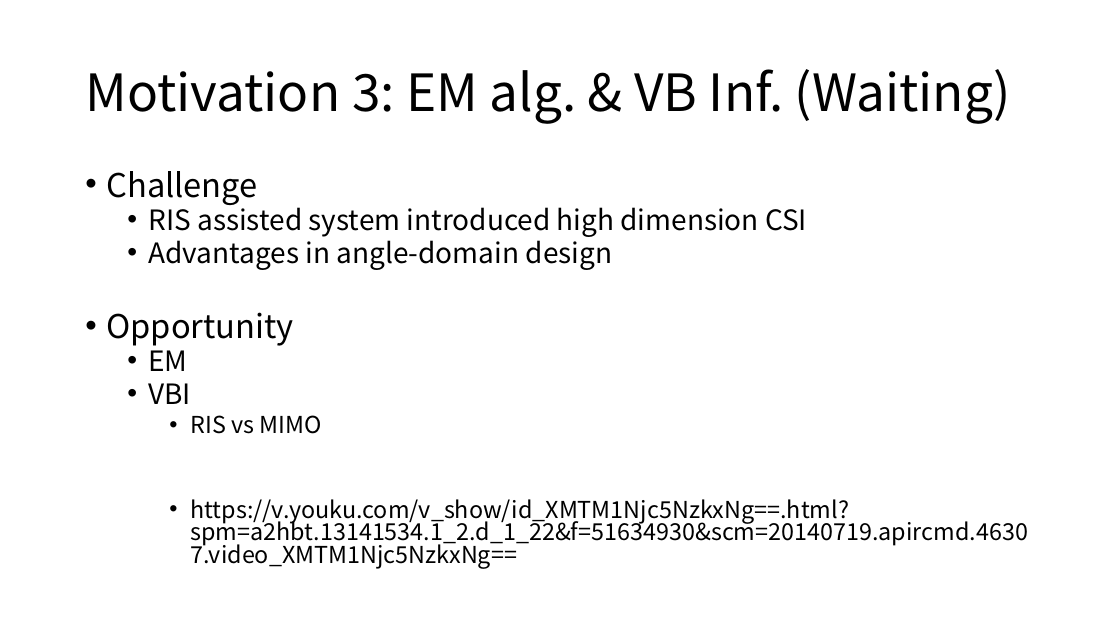
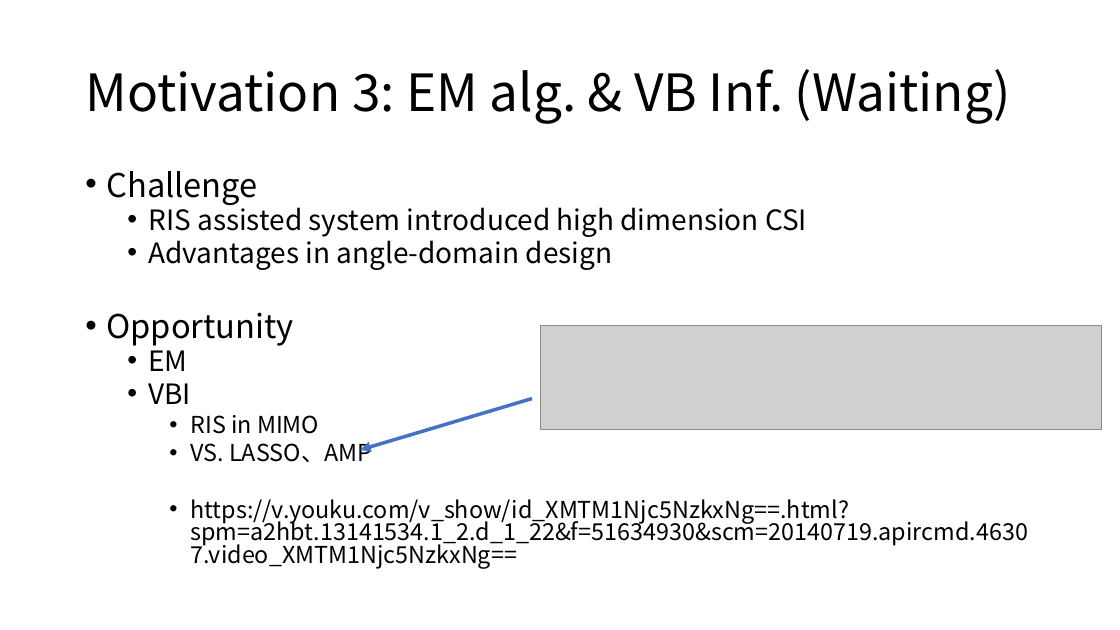
Before and after one commit to Brook1711/RIS-Angular-Domain, a slide deck: slide 4 of doc/RIS-angular-domain组会汇报.pptx. Drawn at 1120x630 pixels with LibreOffice and Linux fonts; fonts in the diff are those of the drawing; grey boxes stand for pictures. Boxes give left, top, right and bottom in pixels: in the first picture for what was removed or moved away, otherwise in the second. Text is boxed around its words. In the diff, an @@ line names an element or a change of style, - is before the commit and + after.

```diff
--- a/doc/RIS-angular-domain组会汇报.pptx
+++ b/doc/RIS-angular-domain组会汇报.pptx
@@ picture added at box(540, 326, 1102, 430) @@
@@ text at box(190, 415, 372, 462): text changed @@
-    • RIS vs MIMO
+    • RIS in MIMO
+    • VS. LASSO、AMP
@@ arrow added from (532, 399) to (360, 450), #4472C4 3 pt @@
```
Also in this commit, not shown: 2 other slides changed, 3 other files.
